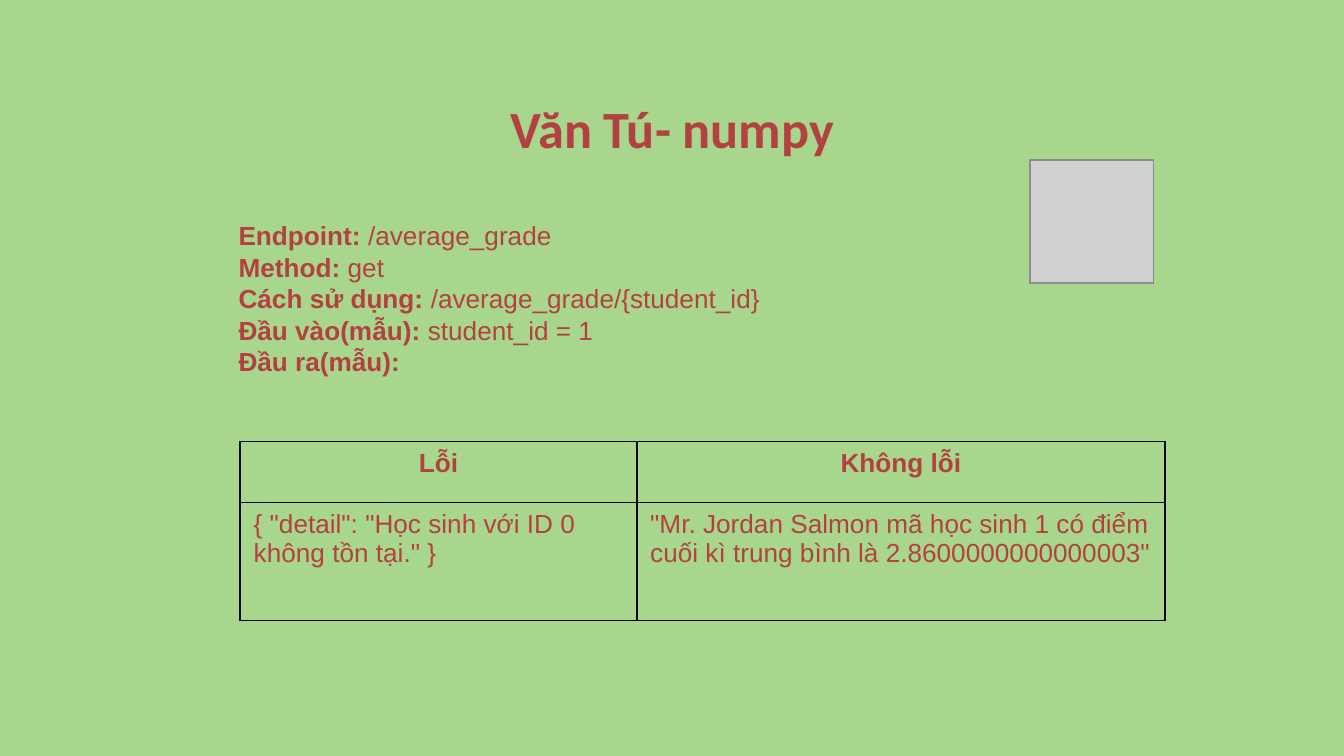
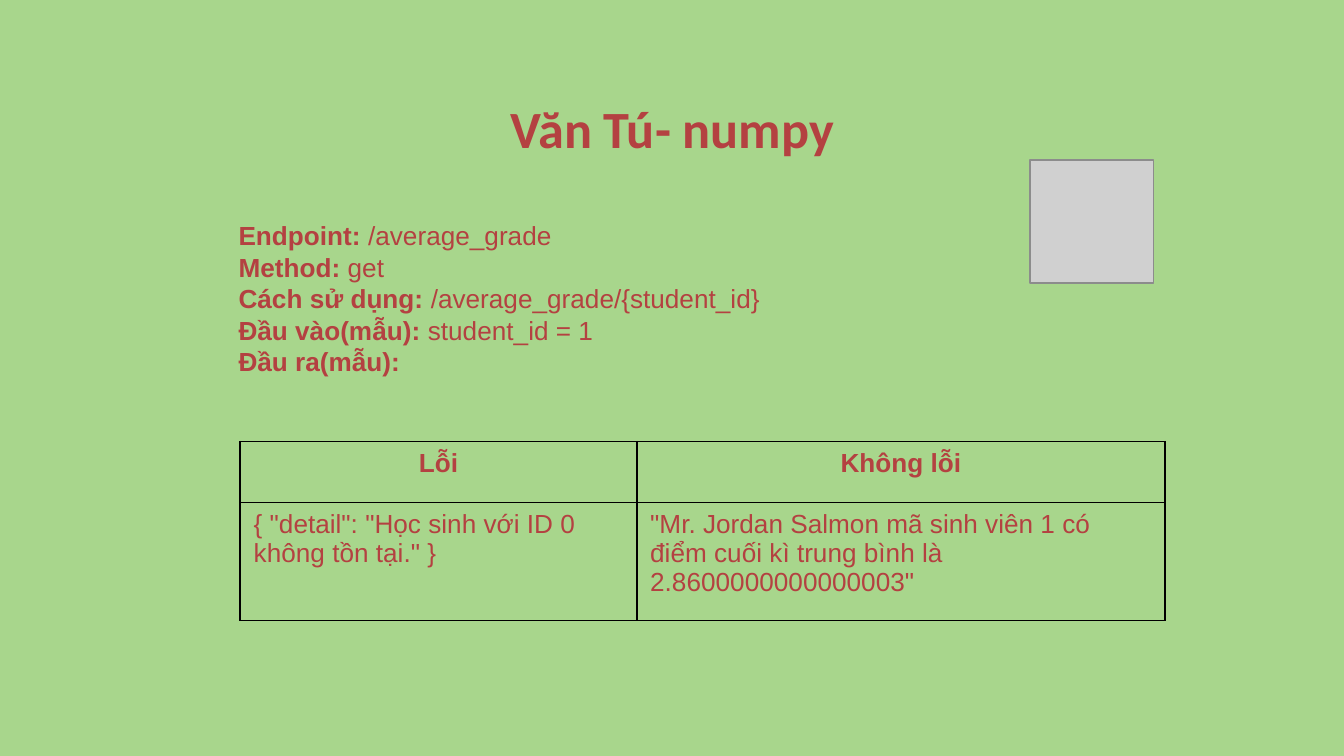
Before and after one commit to potatoArthurDo/Python-K1N2, a slide deck: slide 11 of Python-Nhom5.pptx. Drawn at 1344x756 pixels with LibreOffice and Linux fonts; fonts in the diff are those of the drawing; grey boxes stand for pictures; background and template pictures are left out. Boxes give left, top, right and bottom in pixels: in the first picture for what was removed or moved away, otherwise in the second. Text is boxed around its words. In the diff, an @@ line names an element or a change of style, - is before the commit and + after.

```diff
--- a/Python-Nhom5.pptx
+++ b/Python-Nhom5.pptx
@@ table at bbox=[241, 442, 1165, 621] @@
@@ row 2, column 2: ""Mr. Jordan Salmon mã học sinh 1 có điểm cuối kì trung bình là 2.8600000000000003"" to ""Mr. Jordan Salmon mã sinh viên 1 có điểm cuối kì trung bình là 2.8600000000000003"" @@
```
Also in this commit, not shown: 4 other slides changed.
